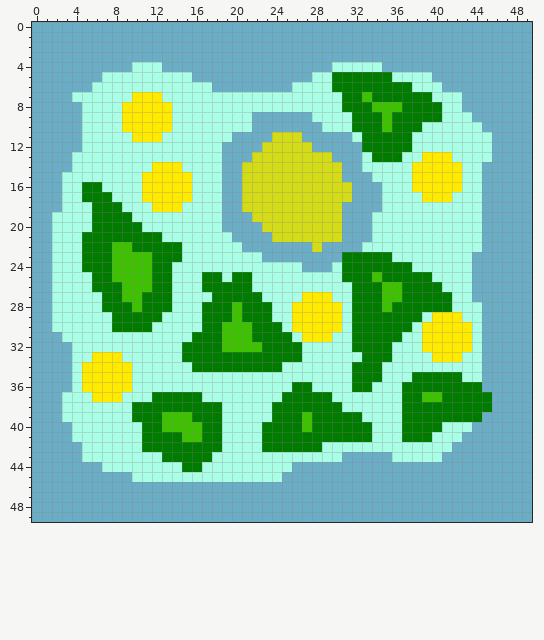
Two versions of one pixel-art sprite, acidicMinerIdle1.png. Above is the file before it was changed.
The file is 50x50 pixels. Pixels under 10% opacity are left out. Colours within 5 levels of each other are drawn and written as one.
After:
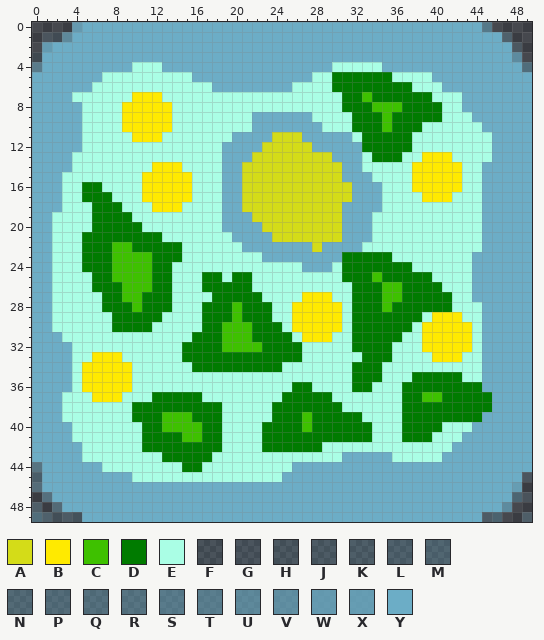
Palette (. is transparent): A #d4dc18  B #ffea00  C #3ec100  D #007b00  E #aafee5  F #6cadc61c  G #6cadc622  H #6cadc629  J #6cadc631  K #6cadc637  L #6cadc63f  M #6cadc64b  N #6cadc655  P #6cadc65c  Q #6cadc665  R #6cadc66f  S #6cadc681  T #6cadc689  U #6cadc6a3  V #6cadc6b3  W #6cadc6d0  X #6cadc6d6  Y #6cadc6
Changes in this commit:
@@ x 0..49 @@
- 0 YYYYYYYYYYYYYYYYYYYYYYYYYYYYYYYYYYYYYYYYYYYYYYYYYY
- 1 YYYYYYYYYYYYYYYYYYYYYYYYYYYYYYYYYYYYYYYYYYYYYYYYYY
- 2 YYYYYYYYYYYYYYYYYYYYYYYYYYYYYYYYYYYYYYYYYYYYYYYYYY
- 3 YYYYYYYYYYYYYYYYYYYYYYYYYYYYYYYYYYYYYYYYYYYYYYYYYY
- 4 YYYYYYYYYYEEEYYYYYYYYYYYYYYYYYEEEEEYYYYYYYYYYYYYYY
+ 0 ....WYYYYYYYYYYYYYYYYYYYYYYYYYYYYYYYYYYYYYYYYT....
+ 1 .GGUYYYYYYYYYYYYYYYYYYYYYYYYYYYYYYYYYYYYYYYYYYYL..
+ 2 .XYYYYYYYYYYYYYYYYYYYYYYYYYYYYYYYYYYYYYYYYYYYYYYH.
+ 3 FYYYYYYYYYYYYYYYYYYYYYYYYYYYYYYYYYYYYYYYYYYYYYYYV.
+ 4 SYYYYYYYYYEEEYYYYYYYYYYYYYYYYYEEEEEYYYYYYYYYYYYYYR
  5 YYYYYYYEEEEEEEEEYYYYYYYYYYYYEEDDDDDDEEEEYYYYYYYYYY
@@ x 0..49 @@
 43 YYYYYEEEEEEEEDDDDDEEEEEEEEEEEEEYYYYYEEEEEYYYYYYYYY
-44 YYYYYYYEEEEEEEEDDEEEEEEEEEYYYYYYYYYYYYYYYYYYYYYYYY
-45 YYYYYYYYYYEEEEEEEEEEEEEEEYYYYYYYYYYYYYYYYYYYYYYYYY
-46 YYYYYYYYYYYYYYYYYYYYYYYYYYYYYYYYYYYYYYYYYYYYYYYYYY
-47 YYYYYYYYYYYYYYYYYYYYYYYYYYYYYYYYYYYYYYYYYYYYYYYYYY
-48 YYYYYYYYYYYYYYYYYYYYYYYYYYYYYYYYYYYYYYYYYYYYYYYYYY
-49 YYYYYYYYYYYYYYYYYYYYYYYYYYYYYYYYYYYYYYYYYYYYYYYYYY
+44 RYYYYYYEEEEEEEEDDEEEEEEEEEYYYYYYYYYYYYYYYYYYYYYYYY
+45 MYYYYYYYYYEEEEEEEEEEEEEEEYYYYYYYYYYYYYYYYYYYYYYYYG
+46 PYYYYYYYYYYYYYYYYYYYYYYYYYYYYYYYYYYYYYYYYYYYYYYYX.
+47 .QYYYYYYYYYYYYYYYYYYYYYYYYYYYYYYYYYYYYYYYYYYYYYYPF
+48 K.NYYYYYYYYYYYYYYYYYYYYYYYYYYYYYYYYYYYYYYYYYYYYV..
+49 RLHJJYYYYYYYYYYYYYYYYYYYYYYYYYYYYYYYYYYYYYYYYJN..K
Where, in picture pixels (left, top, right, bottom), the same in both pictures:
changed: (32, 22, 82, 72)
changed: (482, 22, 532, 72)
changed: (32, 462, 82, 522)
changed: (482, 472, 532, 522)
